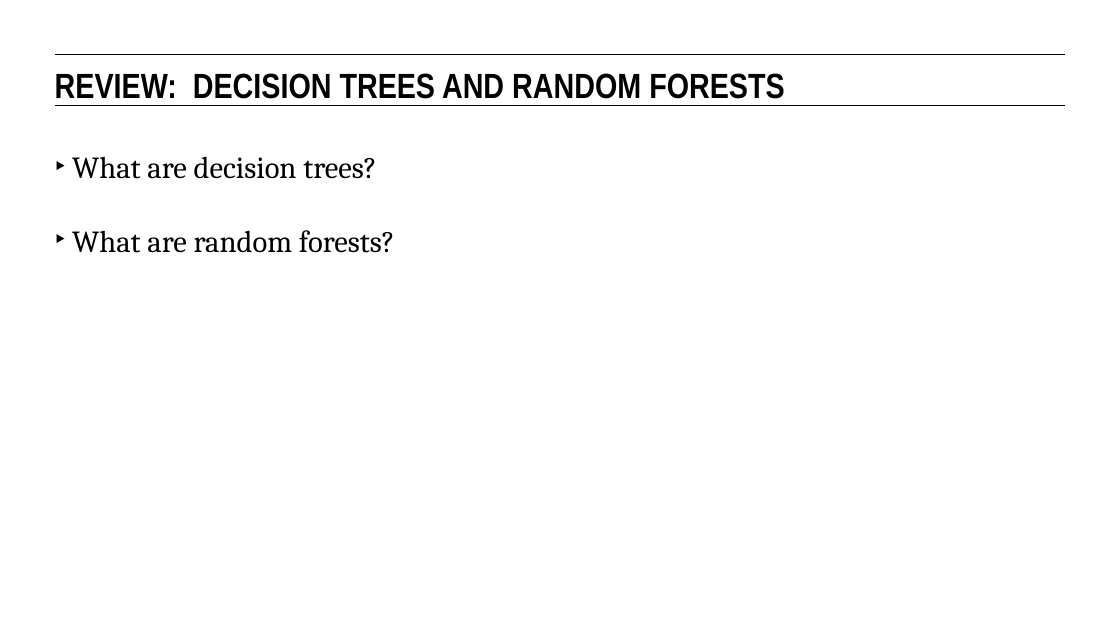
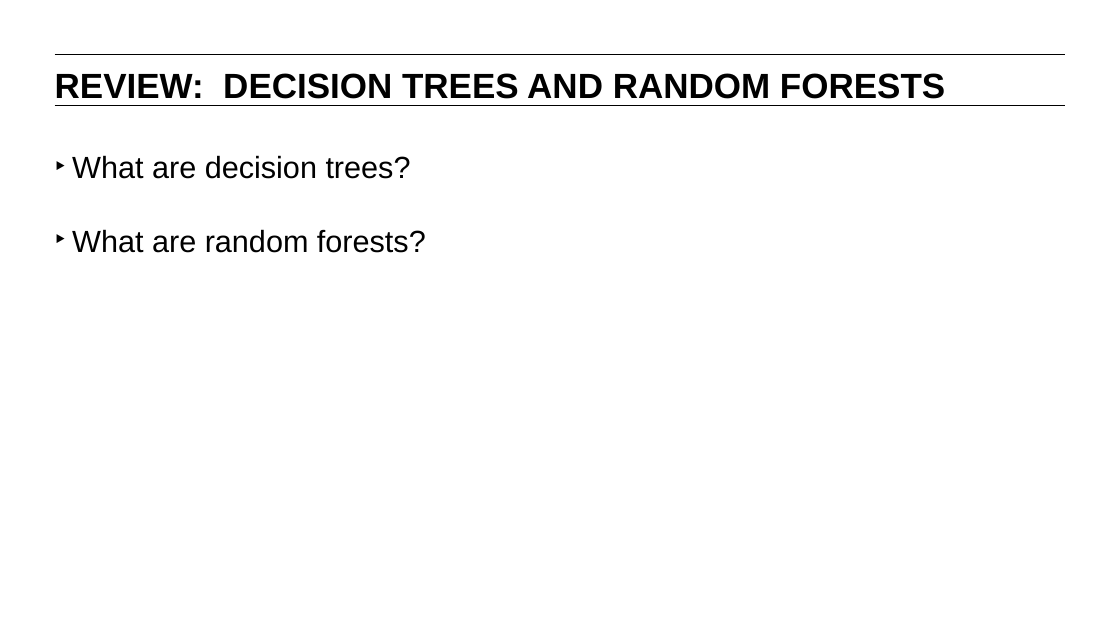
Before and after one commit to JamiesHQ/GA-MyDSRepo, a slide deck: slide 3 of lesson-11/11-natural-language-processing-and-text-classification.pptx. Drawn at 1120x629 pixels with LibreOffice and Linux fonts; fonts in the diff are those of the drawing. Boxes give left, top, right and bottom in pixels: in the first picture for what was removed or moved away, otherwise in the second. Text is boxed around its words. In the diff, an @@ line names an element or a change of style, - is before the commit and + after.

```diff
--- a/lesson-11/11-natural-language-processing-and-text-classification.pptx
+++ b/lesson-11/11-natural-language-processing-and-text-classification.pptx
@@ text "REVIEW: DECISION TREES AND RANDOM ..." at (x1=55, y1=73, x2=945, y2=99): font Arial Narrow to Arial @@
@@ text "What are decision trees?" at (x1=72, y1=155, x2=426, y2=253): font Cambria to Arial @@
```
Also in this commit, not shown: 2 other slides changed, 2 slides added, 1 other file.
